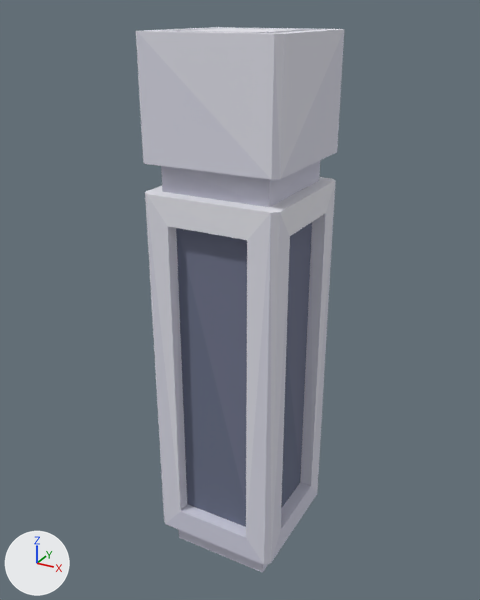
Two versions of the glTF model client/public/models/batiments/block_a.glb, one commit apart.
Camera for both pictures: a 50 mm lens placed at (1.085, -1.996, 2.064), pointed at (-0.022, 0.017, 1.058). The lights are fixed; the arrows at lower left show +X, +Y and +Z. The first picture is the older version. Vertices at exactly the same position are counted once.

In view in the first picture: 'block_a'.
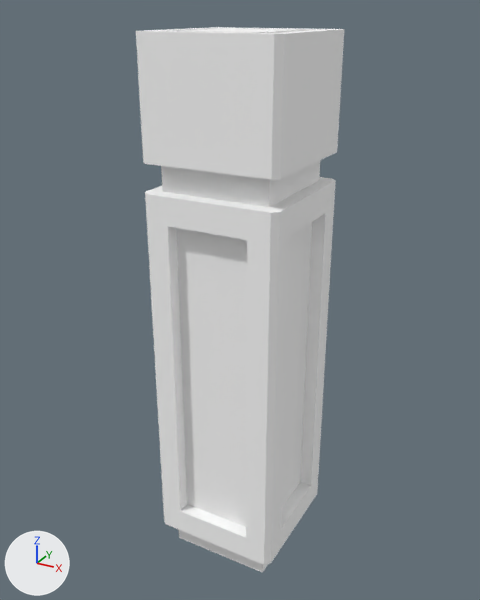
The change in detail:
me_block_a has 104 vertices, 188 faces and spans x -0.25..0.25, y -0.25..0.25, z 0.0..2.0.
me_block_a is used by ob_block_a; location (0.0, 0.0, 0.0).
me_block_a part 1: 106 faces centred in x -0.25..0.25, y -0.25..0.25, z 0.6..2.0 are repainted in the vertex colours; the middle colour goes from white #e3e3ed to white #ffffff.
me_block_a part 2: 82 faces centred in x -0.25..0.25, y -0.25..0.25, z 0.0..1.97 are repainted in the vertex colours; the middle colour goes from light grey #d2d2e3 to white #ffffff.

Where the change shows, as pixel boxes (x1, y1, x2, y2) in the pictures (480 x 600 px):
part 1 of me_block_a, recoloured
    both: (136, 27, 344, 564)
part 2 of me_block_a, recoloured (lighter)
    both: (145, 32, 320, 573)
